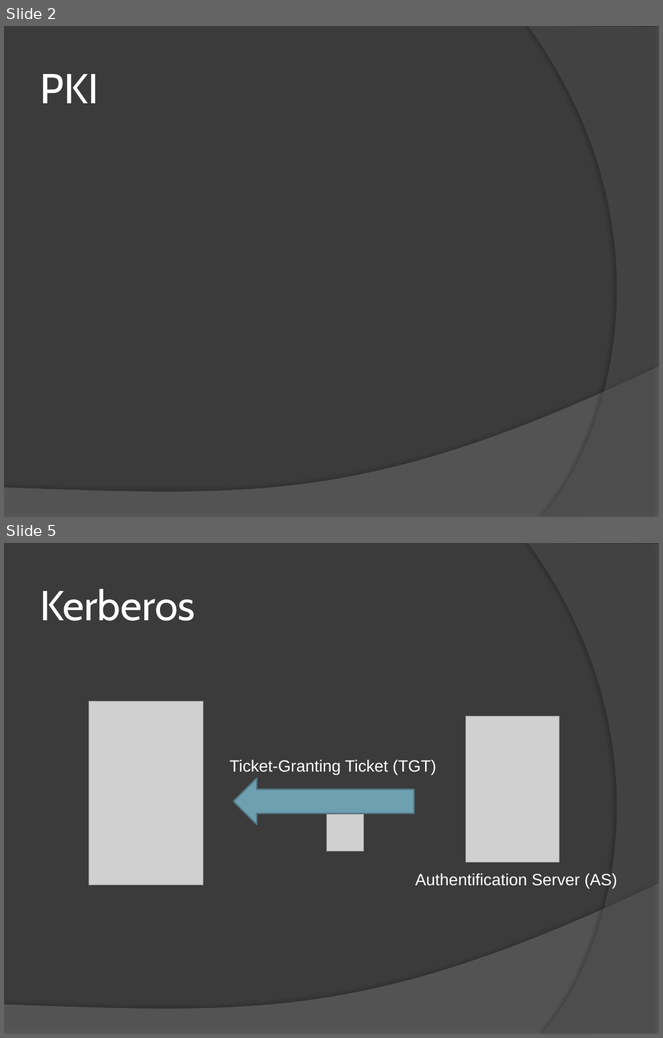
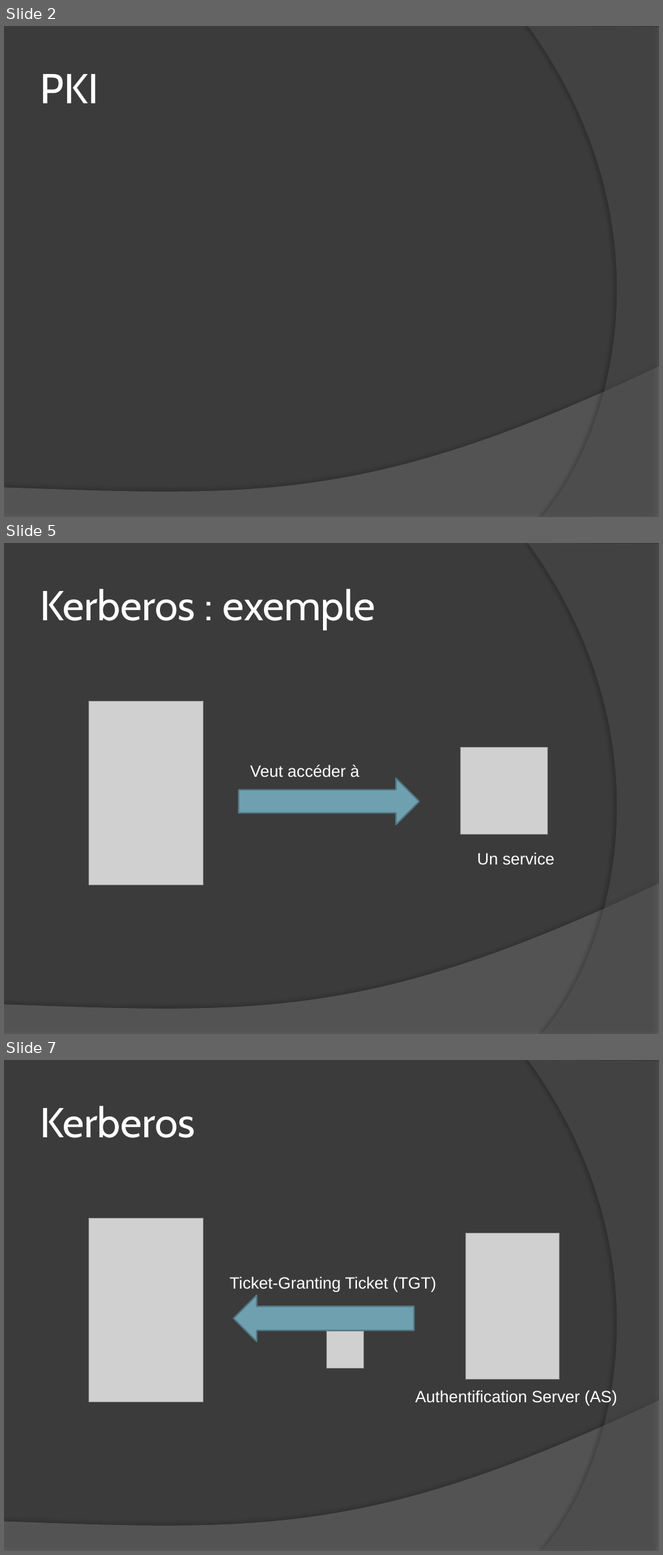
Before and after one commit to Musaran/pkimobile, a slide deck: Powerpoint/projetsynthese.pptx. Shown one above the other, each under a label of ours: slides 2 and 5 before the commit, slides 2, 5 and 7 after it; the slides between them are not shown. The pictures are 663x1038 and 663x1555 pixels, drawn with LibreOffice and Linux fonts; fonts in the diff are those of the drawing; grey boxes stand for pictures. Boxes give left, top, right and bottom in pixels: in the first picture for what was removed or moved away, otherwise in the second. Text is boxed around its words. In the diff, an @@ line names an element or a change of style, - is before the commit and + after.

```diff
--- a/Powerpoint/projetsynthese.pptx
+++ b/Powerpoint/projetsynthese.pptx
@@ slide 5 added at [4,543,659,1034], background #3B3B3B; not listed: 2 template elements that a slide beside it also shows @@
@@ title added at [40,589,375,629], 46 pt, text #FFFFFF @@
+Kerberos : exemple
@@ picture added at [89,701,204,885] @@
@@ picture added at [461,747,548,835] @@
@@ text added at [250,765,360,778], 18 pt, text #FFFFFF @@
+Veut accéder à
@@ right arrow added at [239,778,419,824], fill #6EA0B0, outline #517682 1.5 pt @@
@@ text added at [477,852,555,865], 18 pt, text #FFFFFF @@
+Un service
@@ what was slide 5 is now slide 7 @@
```
Also in this commit, not shown: 2 slides changed, 2 other slides added.
